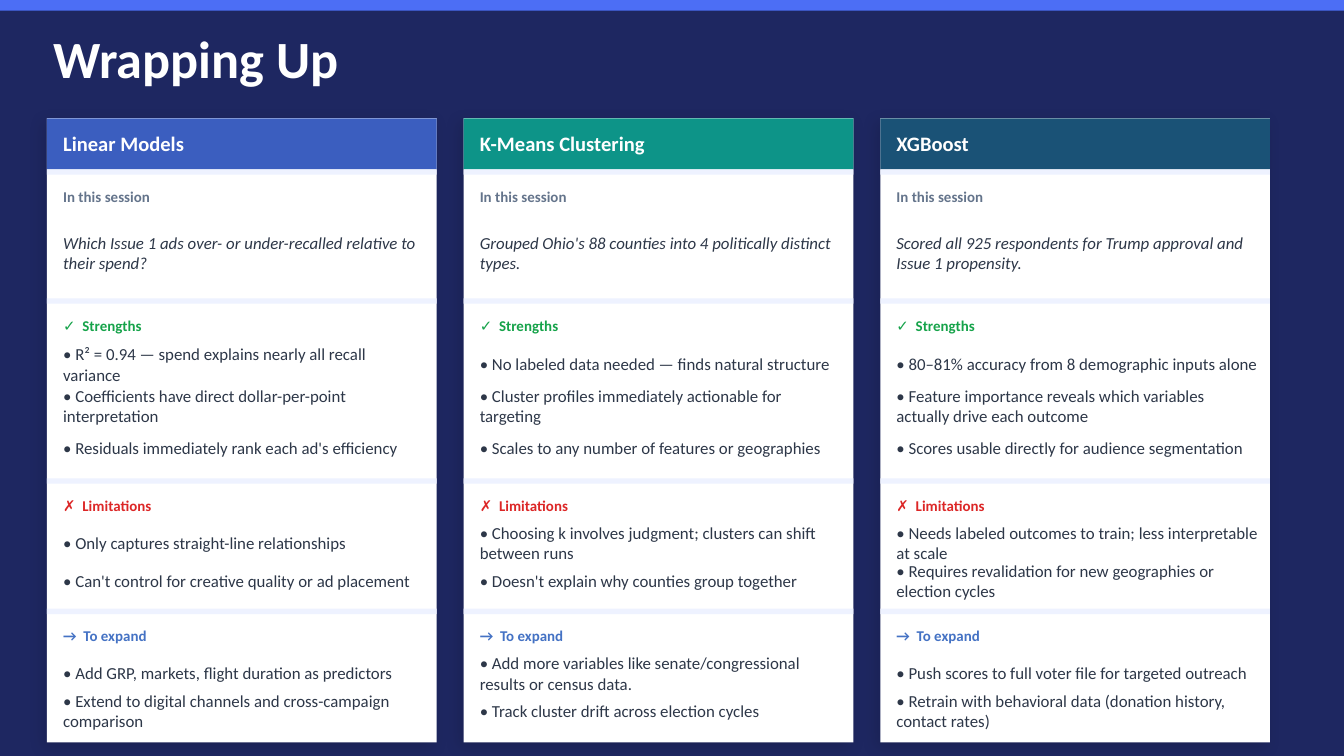
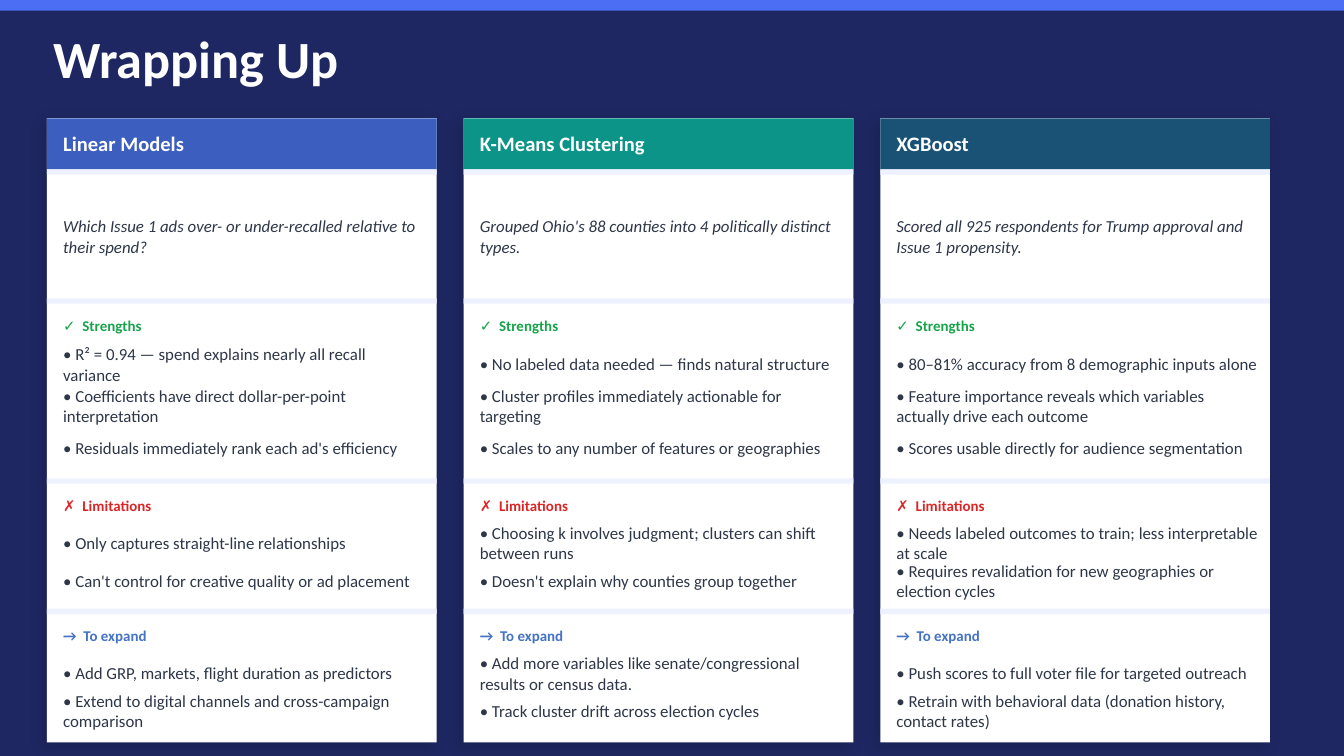
Before and after one commit to cballard18/campaign-stats-modeling-intro, a slide deck: slide 21 of Predictive_Modeling_Lunch_Learn.pptx. Drawn at 1344x756 pixels with LibreOffice and Linux fonts; fonts in the diff are those of the drawing. Boxes give left, top, right and bottom in pixels: in the first picture for what was removed or moved away, otherwise in the second. Text is boxed around its words. In the diff, an @@ line names an element or a change of style, - is before the commit and + after.

```diff
--- a/Predictive_Modeling_Lunch_Learn.pptx
+++ b/Predictive_Modeling_Lunch_Learn.pptx
@@ text removed at (63,191,150,202) @@
-In this session
@@ text removed at (480,191,566,202) @@
-In this session
@@ 3 texts: place and size @@
-3 texts at (63,237,1243,272)
+3 texts at (63,220,1243,256)
@@ text removed at (896,191,983,202) @@
-In this session
```
Also in this commit, not shown: 13 other slides changed.
